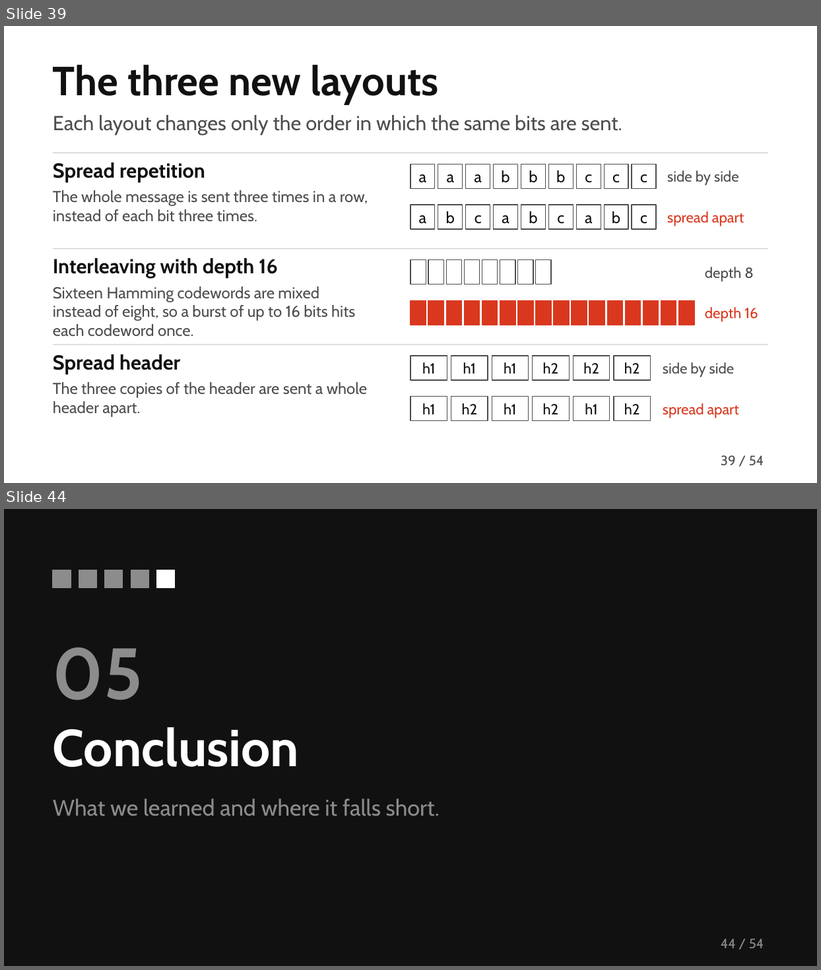
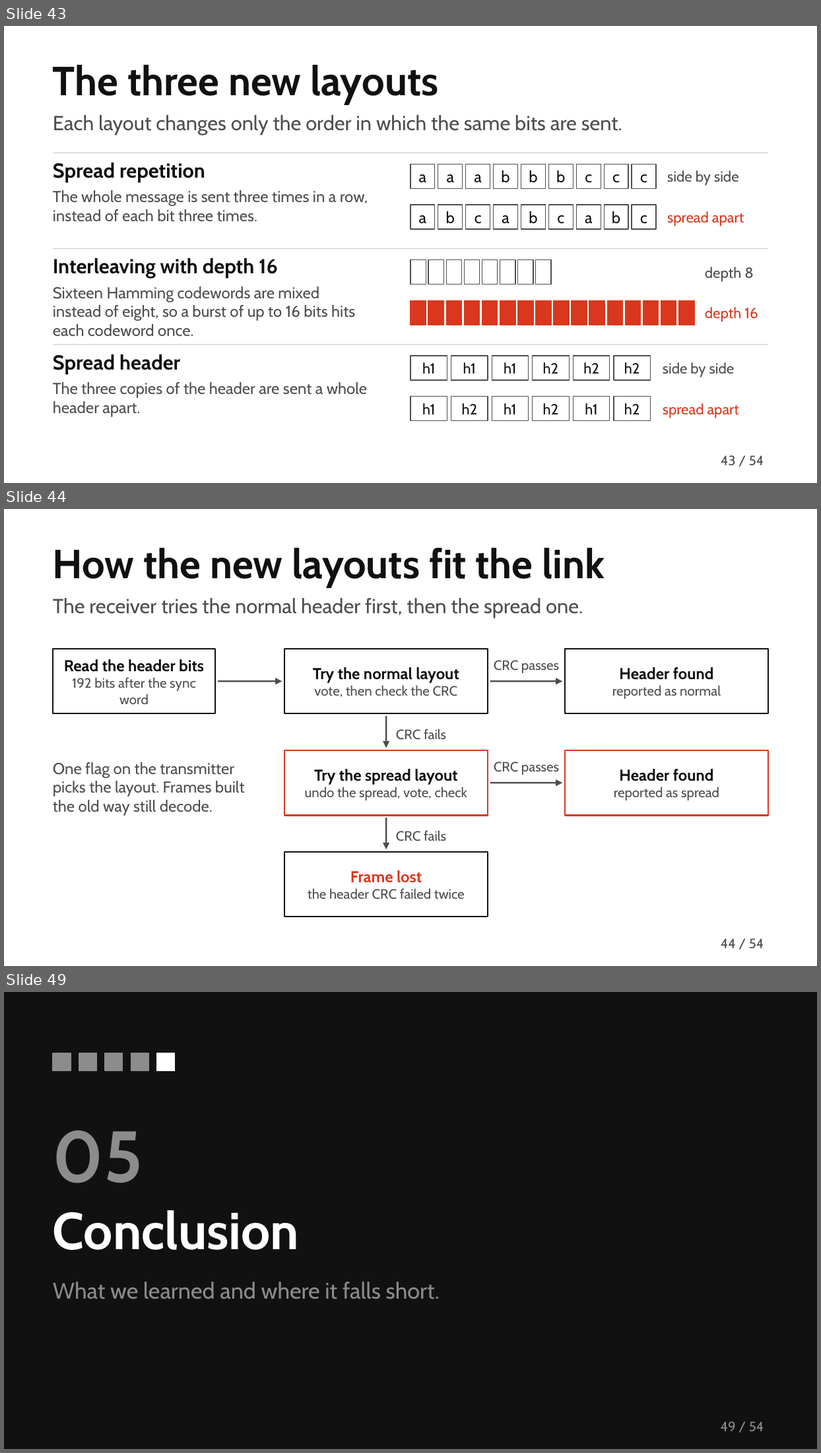
Before and after one commit to MuhammadMaazA/SamplingCW, a slide deck: presentation/gridlink-presentation.pptx. Shown one above the other, each under a label of ours: slides 39 and 44 before the commit, slides 43, 44 and 49 after it; the slides between them are not shown. The pictures are 821x970 and 821x1453 pixels, drawn with LibreOffice and Linux fonts; fonts in the diff are those of the drawing. Boxes give left, top, right and bottom in pixels: in the first picture for what was removed or moved away, otherwise in the second. Text is boxed around its words. In the diff, an @@ line names an element or a change of style, - is before the commit and + after.

Commit message:
replace the deck appendix with slides on how we built and ran it and tidy the wording and figures

```diff
--- a/presentation/gridlink-presentation.pptx
+++ b/presentation/gridlink-presentation.pptx
@@ slide 44 added at (x1=4, y1=509, x2=817, y2=966), background #FFFFFF; not listed: 1 template element that a slide beside it also shows @@
@@ title added at (x1=53, y1=547, x2=605, y2=588), 36 pt, text #111111, bold @@
+How the new layouts fit the link
@@ text added at (x1=53, y1=598, x2=583, y2=618), 18 pt, text #4D4D4D @@
+The receiver tries the normal header first, then the spread one.
@@ rectangle added at (x1=53, y1=649, x2=215, y2=714), fill #FFFFFF, outline #111111 1.25 pt, 12 pt, text #4D4D4D @@
+Read the header bits
+192 bits after the sync word
@@ rectangle added at (x1=284, y1=649, x2=488, y2=714), fill #FFFFFF, outline #111111 1.25 pt, 12 pt, text #4D4D4D @@
+Try the normal layout
+vote, then check the CRC
@@ text added at (x1=494, y1=660, x2=559, y2=673), 12 pt, text #4D4D4D @@
+CRC passes
@@ rectangle added at (x1=565, y1=649, x2=768, y2=714), fill #FFFFFF, outline #111111 1.25 pt, 12 pt, text #4D4D4D @@
+Header found
+reported as normal
@@ arrow added from (218, 681) to (282, 681), #4D4D4D 1.5 pt @@
@@ arrow added from (490, 681) to (562, 681), #4D4D4D 1.5 pt @@
@@ arrow added from (386, 716) to (386, 748), #4D4D4D 1.5 pt @@
@@ text added at (x1=396, y1=729, x2=446, y2=740), 12 pt, text #4D4D4D @@
+CRC fails
@@ text added at (x1=53, y1=762, x2=245, y2=816), 14 pt, text #4D4D4D @@
+One flag on the transmitter picks the layout. Frames built the old way still decode.
@@ rectangle added at (x1=284, y1=751, x2=488, y2=815), fill #FFFFFF, outline #D9381E 1.5 pt, 12 pt, text #4D4D4D @@
+Try the spread layout
+undo the spread, vote, check
@@ text added at (x1=494, y1=762, x2=559, y2=775), 12 pt, text #4D4D4D @@
+CRC passes
@@ rectangle added at (x1=565, y1=751, x2=768, y2=815), fill #FFFFFF, outline #D9381E 1.5 pt, 12 pt, text #4D4D4D @@
+Header found
+reported as spread
@@ arrow added from (490, 783) to (562, 783), #4D4D4D 1.5 pt @@
@@ arrow added from (386, 818) to (386, 850), #4D4D4D 1.5 pt @@
@@ text added at (x1=396, y1=830, x2=446, y2=842), 12 pt, text #4D4D4D @@
+CRC fails
@@ rectangle added at (x1=284, y1=852, x2=488, y2=917), fill #FFFFFF, outline #111111 1.25 pt, 12 pt, text #4D4D4D @@
+Frame lost
+the header CRC failed twice
@@ page number added at (x1=721, y1=939, x2=736, y2=949), 12 pt, text #4D4D4D @@
+44
@@ what was slide 39 is now slide 43 @@
@@ page number at (x1=721, y1=456, x2=736, y2=466): text changed @@
-39
+43
@@ what was slide 44 is now slide 49 @@
@@ page number at (x1=721, y1=1422, x2=736, y2=1432): text changed @@
-44
+49
```
Also in this commit, not shown: 17 slides changed, 7 other slides added, 8 slides removed, 19 other files.
